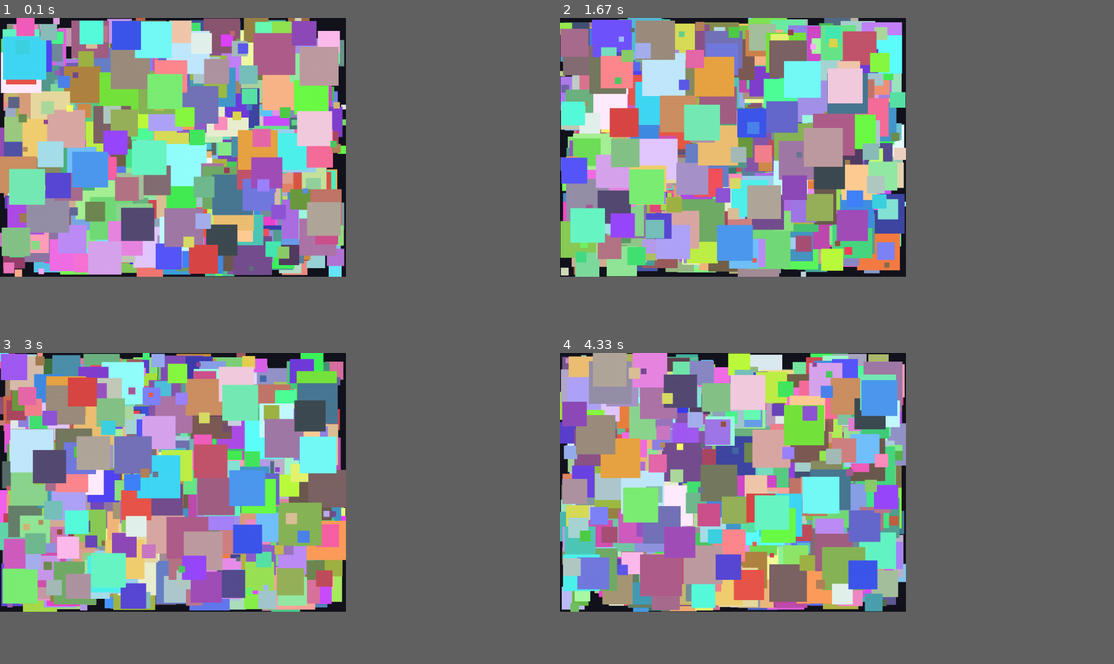
Above: before the commit, frames 1-4 (two rows, left to right).
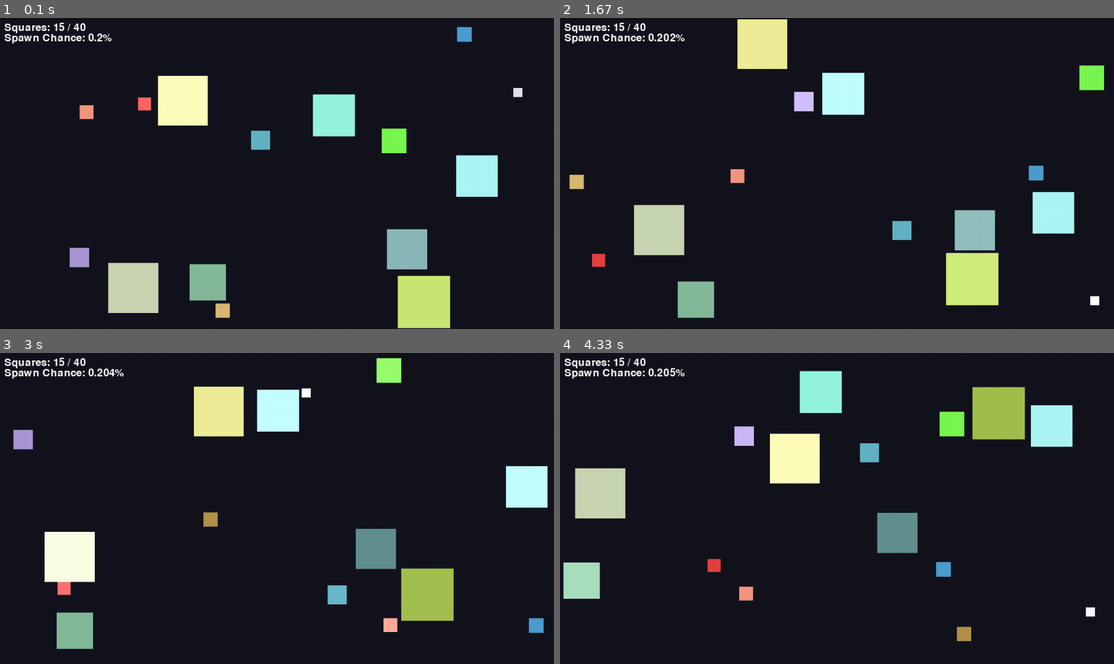
Above: after the commit, the same moments.

Repository: voanhduc0105/lab8-pygame
Game: pygame game, started from main.py
Same seed, same stepped clock (60 frames per second), same inputs: the game is played once before the commit and once after it.
Inputs:
- Up to frame 1 (0.1 s): no input
- Up to frame 2 (1.67 s): no input
- Up to frame 3 (3 s): tap Enter at 1.83 s
- Up to frame 4 (4.33 s): no input
In our replay, the window is 562x421 before the commit and 900x506 after it. These sizes can differ from the game's own. Grey fills any space a smaller window leaves; there, only what the larger window draws over its background counts as a difference.

The runs differ from the first frame. In frame 1, 56% of the frame differs, in the area x 0-95%, y 0-100%; in frame 2, 55%; in frame 3, 55%; in frame 4, 54%.

Commit message:
Features: Added a lot more semi-chaotic things inside the square bouncing games, including square bounce, pity, jitter and more!

Diff:
--- a/main.py
+++ b/main.py
@@ -3,16 +3,18 @@
 import pygame
 
 
-WINDOW_WIDTH = 800
-WINDOW_HEIGHT = 600
+WINDOW_WIDTH = 1280
+WINDOW_HEIGHT = 720
 BACKGROUND_COLOR = (20, 20, 30)
-SQUARE_COUNT = 1000
+SQUARE_COUNT = 15
 FPS = 60
 
 
 class Square:
+	cap = 40
+	pity = 0
 	def __init__(self) -> None:
-		self.square_size = random.randint(10, WINDOW_WIDTH//8)
+		self.square_size = random.randint(20, WINDOW_WIDTH//10)
 		self.x = random.randint(0, WINDOW_WIDTH - self.square_size)
 		self.y = random.randint(0, WINDOW_HEIGHT - self.square_size)
 		self.topspd = (25/self.square_size)*10
@@ -23,22 +25,126 @@
 			random.randint(60, 255),
 			random.randint(60, 255),
 		)
+		self.pulse = 0
+
+	def getrect(self):
+		return pygame.Rect(self.x, self.y, self.square_size, self.square_size)
+
+	@staticmethod
+	def squarecreation(listofsquares):
+		new = Square()
+		listofsquares.append(new)
+		return listofsquares
+
+	def squarecollision(self, other, listofsquares):
+		a = self.getrect()
+		b = other.getrect()
+		if a.colliderect(b):
+			self.pulse = FPS//3
+			other.pulse = FPS//3
+			overlap_x = min(a.right, b.right) - max(a.left, b.left)
+			overlap_y = min(a.bottom, b.bottom) - max(a.top, b.top)
+			if overlap_x < overlap_y:
+				if self.cap >= len(listofsquares):
+					if random.randint(1, 500-Square.pity) == 1:
+						Square.pity = 0
+						self.squarecreation(listofsquares)
+					else:
+						Square.pity += 1
+
+				# self is to the left
+				if a.x < b.x:
+					if self.vx - other.vx > 0:
+						self.vx *= -1
+						self.vx += random.uniform(-2.0, 2.0)
+						# fix the bug where sometimes the small square move with the big square
+						if other.vx < 0:
+							other.vx *= -1
+							other.vx += random.uniform(-2.0, 2.0)
+						self.x = b.x - a.width
+
+					return True
+				# self is to the right
+				elif a.x > b.x:
+					if self.vx - other.vx < 0:
+						self.vx *= -1
+						self.vx += random.uniform(-2.0, 2.0)
+						if other.vx > 0:
+							other.vx *= -1
+							other.vx += random.uniform(-2.0, 2.0)
+						self.x = b.x + b.width
+
+					return True
+
+			else:
+				# self is above
+				if a.y < b.y:
+					if self.vy - other.vy > 0:
+						self.vy *= -1
+						self.vy += random.uniform(-2.0, 2.0)
+						if other.vy < 0:
+							other.vy *= -1
+							other.vy += random.uniform(-2.0, 2.0)
+						self.y = b.y - a.height
+					return True
+				# self is below
+				elif a.y > b.y:
+					if self.vy - other.vy < 0:
+						self.vy *= -1
+						self.vy += random.uniform(-2.0, 2.0)
+						if other.vy > 0:
+							other.vy *= -1
+							other.vy += random.uniform(-2.0, 2.0)
+						self.y = b.y + b.height
+					return True
+
+			# After position set, there is a small chance to create a random square. Since there are a lot of checks
+			# make the chance very low
+
 
 	def move(self) -> None:
+		# cap max speed.
+		if self.vx > self.topspd + 5.0:
+				self.vx -= 1.0
+		if self.vy > self.topspd + 5.0:
+				self.vy -= 1.0
+
 		self.x += self.vx
 		self.y += self.vy
 
 		# Bounce on screen edges by reversing direction.
+	def bordercollision(self, listofsquares):
 		if self.x <= 0 or self.x >= WINDOW_WIDTH - self.square_size:
+			self.pulse = FPS//3
 			self.vx *= -1
 			self.x = max(0, min(self.x, WINDOW_WIDTH - self.square_size))
+			if self.cap >= len(listofsquares):
+				if random.randint(1, 500-Square.pity) == 1:
+					Square.pity = 0
+					self.squarecreation(listofsquares)
+				else:
+					self.pity += 1
 
 		if self.y <= 0 or self.y >= WINDOW_HEIGHT - self.square_size:
+			self.pulse = FPS//3
 			self.vy *= -1
 			self.y = max(0, min(self.y, WINDOW_HEIGHT - self.square_size))
+			if self.cap >= len(listofsquares):
+				if random.randint(1, 500-Square.pity) == 1:
+					Square.pity = 0
+					self.squarecreation(listofsquares)
+				else:
+					self.pity += 1
+
+
 
 	def draw(self, surface: pygame.Surface) -> None:
-		pygame.draw.rect(surface, self.color, (self.x, self.y, self.square_size, self.square_size))
+		# Using pulse boost instead of pulse for easier control of brightness. Pulse_boost spans from 0.0 to 1.0
+		pulse_boost = self.pulse / (FPS//3)
+		state_color = tuple(min(255, int(c + pulse_boost*50)) for c in self.color)
+		pygame.draw.rect(surface, state_color, (self.x, self.y, self.square_size, self.square_size))
+		if self.pulse > 0:
+			self.pulse -= 1
 
 
 
@@ -47,7 +153,7 @@
 	screen = pygame.display.set_mode((WINDOW_WIDTH, WINDOW_HEIGHT))
 	pygame.display.set_caption("Random Moving Squares")
 	clock = pygame.time.Clock()
-
+	font = pygame.font.SysFont(None, 36)
 	squares = [Square() for _ in range(SQUARE_COUNT)]
 	running = True
 
@@ -58,11 +164,24 @@
 
 		for square in squares:
 			square.move()
+			square.bordercollision(squares)
+
+		for squarea in squares:
+			for squareb in squares:
+				if squarea != squareb:
+					havewecheckthisalready = False
+					for _ in range(5):
+						# check 5 times to make sure small squares wont phase thru another when they move too fast
+						if not havewecheckthisalready:
+							havewecheckthisalready = squarea.squarecollision(squareb, squares)
 
 		screen.fill(BACKGROUND_COLOR)
 		for square in squares:
 			square.draw(screen)
-
+		text1 = font.render(f"Squares: {len(squares)} / {Square.cap}", True, (255, 255, 255))
+		text2 = font.render(f"Spawn Chance: {round((1/(500-Square.pity))*100, 3)}%", True, (255, 255, 255))
+		screen.blit(text1, (10, 10))
+		screen.blit(text2, (10, 10 + font.get_height()))
 		pygame.display.flip()
 		clock.tick(FPS)
 
Not shown, added: README.md
Not shown, changed: JOURNAL.md
Not shown, added: MY_NOTES.md
Not shown, changed: REPORT.md
